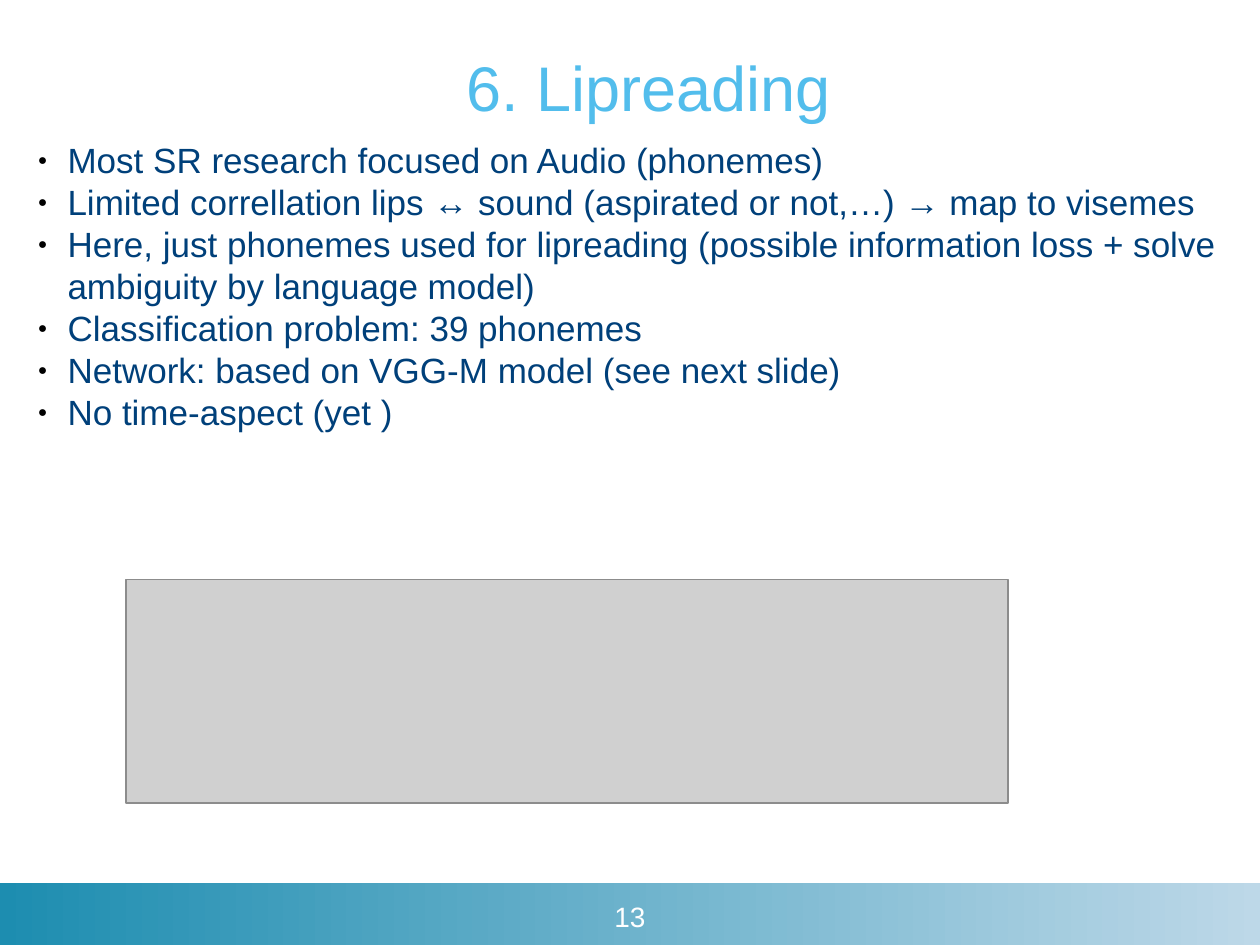
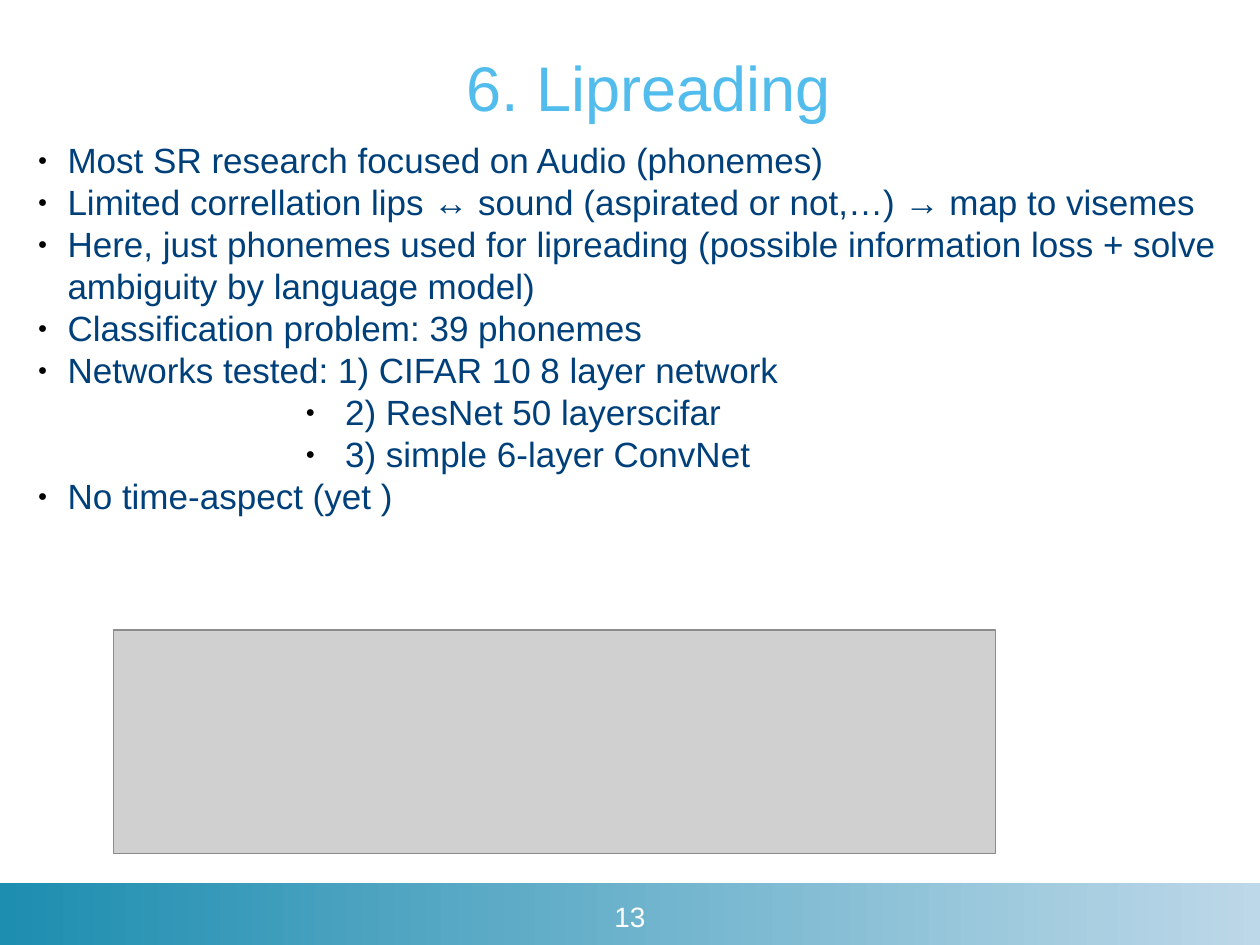
Before and after one commit to matthijsvk/convNets, a slide deck: slide 13 of report/tussentijdse/convNetsSR21dec2017.pptx. Drawn at 1260x945 pixels with LibreOffice and Linux fonts; fonts in the diff are those of the drawing; grey boxes stand for pictures; background and template pictures are left out. Boxes give left, top, right and bottom in pixels: in the first picture for what was removed or moved away, otherwise in the second. Text is boxed around its words. In the diff, an @@ line names an element or a change of style, - is before the commit and + after.

```diff
--- a/report/tussentijdse/convNetsSR21dec2017.pptx
+++ b/report/tussentijdse/convNetsSR21dec2017.pptx
@@ text at box(68, 357, 778, 474): text changed @@
-● Network: based on VGG-M model (see next slide)
+● Networks tested: 1) CIFAR 10 8 layer network
+                ● 2) ResNet 50 layerscifar
+                ● 3) simple 6-layer ConvNet
@@ picture: place and size @@
-picture at box(126, 580, 1008, 803)
+picture at box(113, 630, 995, 853)
```
Also in this commit, not shown: 8 other slides changed, 3 slides added, 33 other files.
